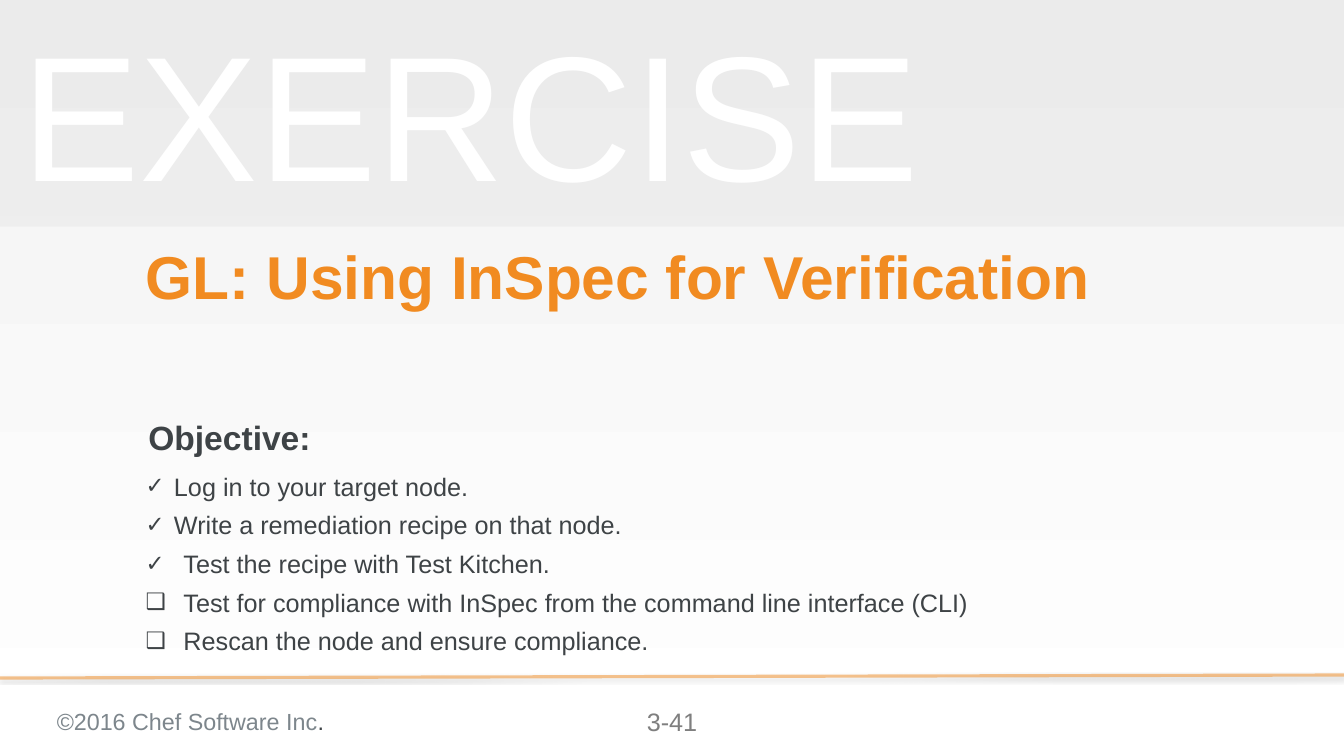
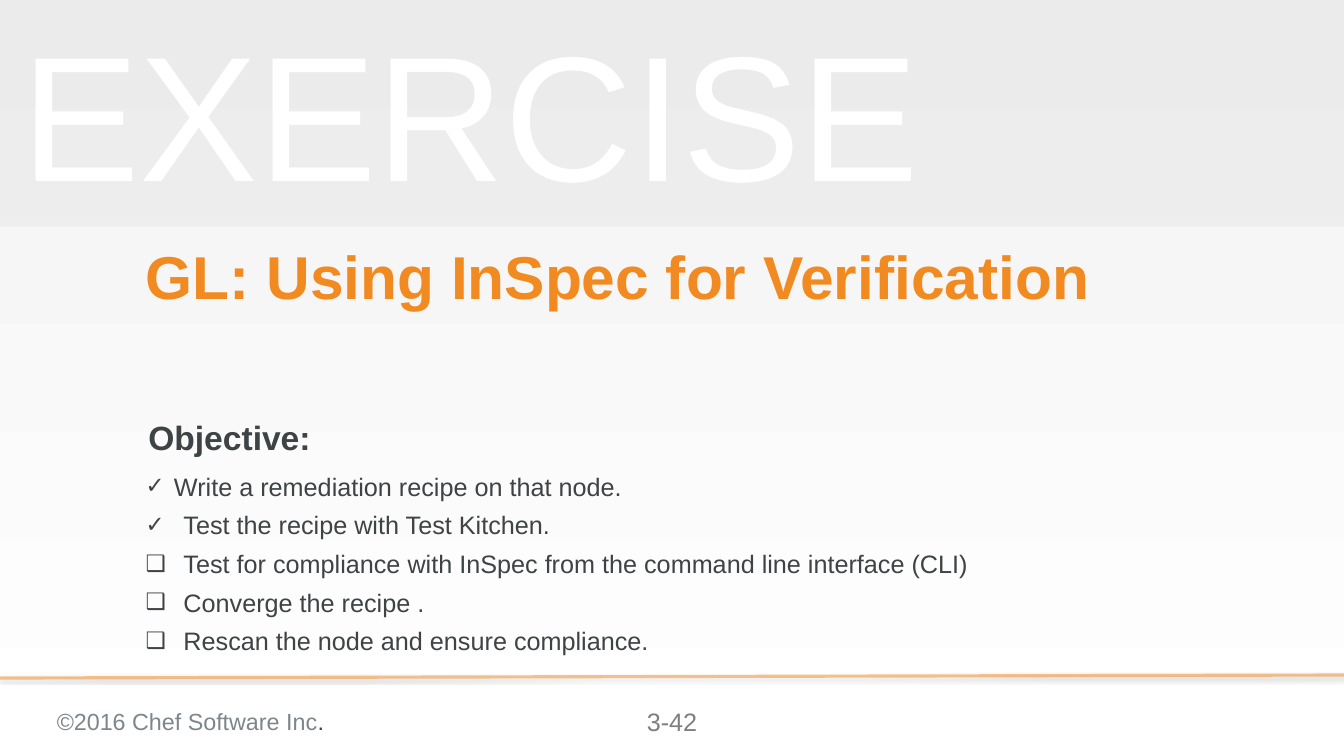
Before and after one commit to bchamby/chef-compliance-installation-configuration-operation, a slide deck: slide 42 of 03-initial-configuration-scans.pptx (slide 41 before the commit). Drawn at 1344x756 pixels with LibreOffice and Linux fonts; fonts in the diff are those of the drawing; background and template pictures are left out. Boxes give left, top, right and bottom in pixels: in the first picture for what was removed or moved away, otherwise in the second. Text is boxed around its words. In the diff, an @@ line names an element or a change of style, - is before the commit and + after.

Commit message:
create Adding Nodes in Bulk via API slide corrected a handlful of typos found during the Beta class

```diff
--- a/03-initial-configuration-scans.pptx
+++ b/03-initial-configuration-scans.pptx
@@ text at [174,477,468,501]: paragraph removed @@
-✓ Log in to your target node.
@@ text at [183,593,411,617]: paragraph added @@
+❑ Converge the recipe .
@@ page number at [647,713,697,731]: text changed @@
-3-41
+3-42
```
Also in this commit, not shown: 10 other slides changed, 1 slide added.
